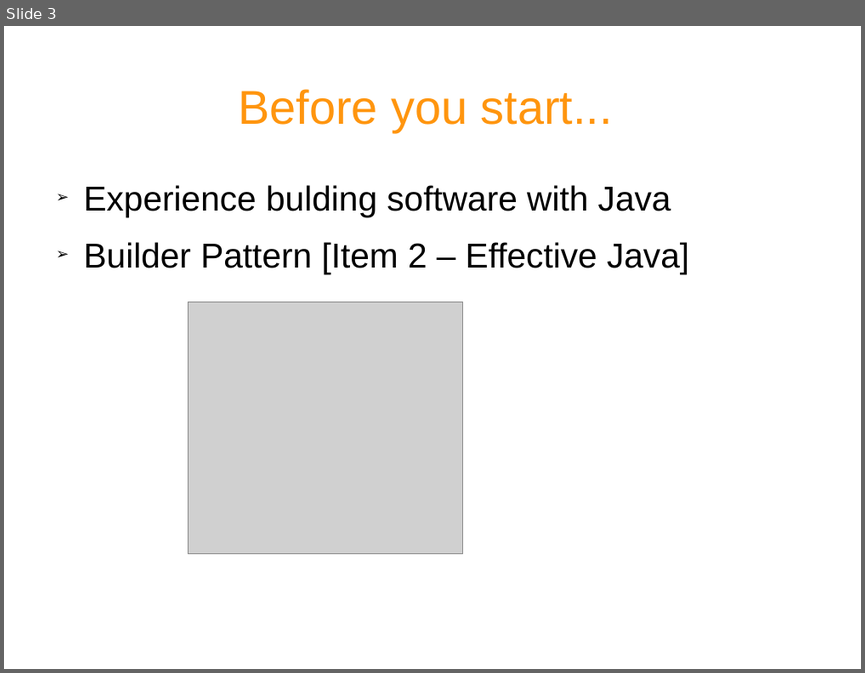
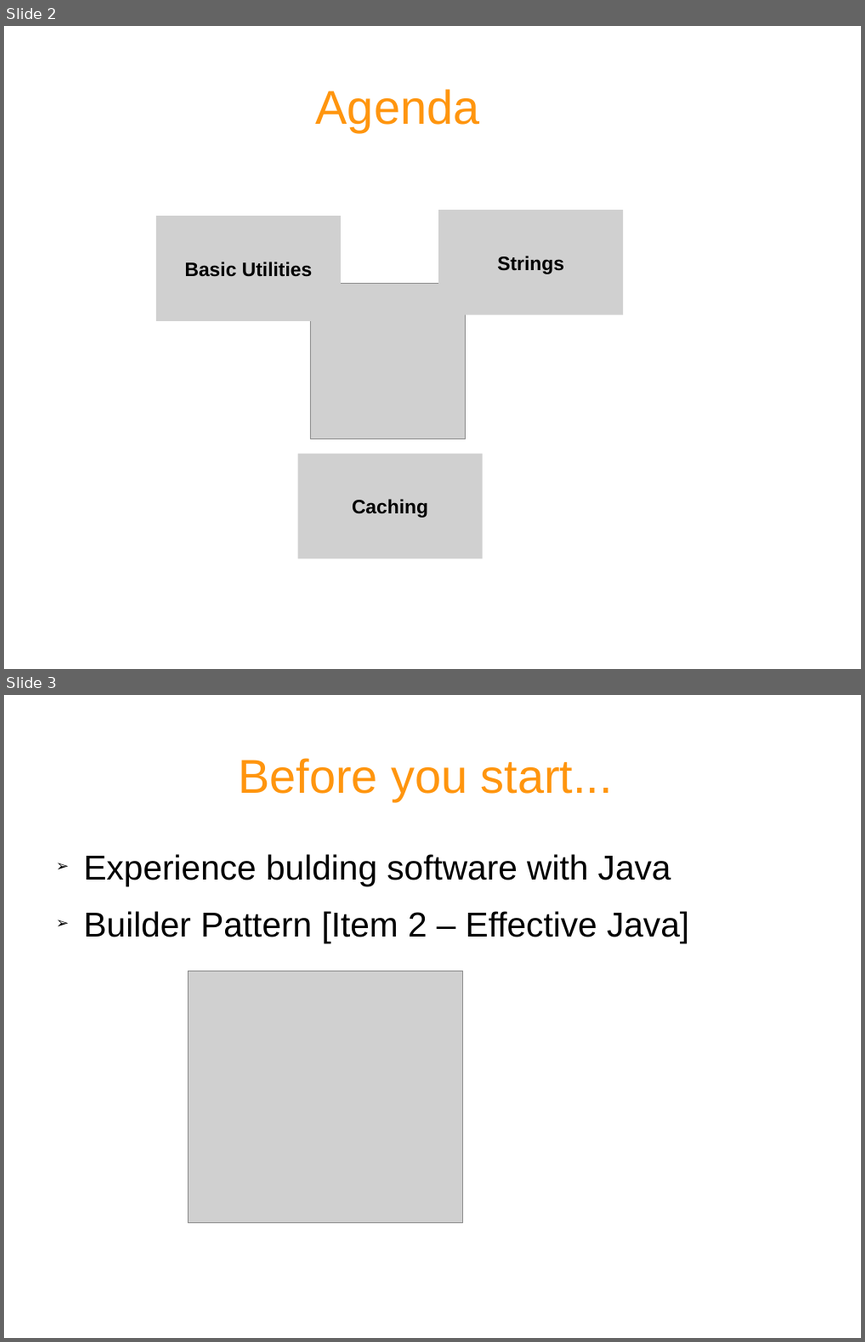
Before and after one commit to rohitvvv/published-papers, a slide deck: Gauva.odp. Shown one above the other, each under a label of ours: slide 3 before the commit, slides 2 and 3 after it. The pictures are 865x673 and 865x1342 pixels, drawn with LibreOffice and Linux fonts; fonts in the diff are those of the drawing; grey boxes stand for pictures. Boxes give left, top, right and bottom in pixels: in the first picture for what was removed or moved away, otherwise in the second. Text is boxed around its words. In the diff, an @@ line names an element or a change of style, - is before the commit and + after.

```diff
--- a/Gauva.odp
+++ b/Gauva.odp
@@ slide 2 added at [4,26,861,669], background #FFFFFF @@
@@ title added at [316,89,480,132], 44 pt, text #FF950E @@
+Agenda
@@ picture added at [156,216,341,321], 18 pt, text #000000, bold @@
+Basic Utilities
@@ picture added at [438,210,623,314], 18 pt, text #000000, bold @@
+Strings
@@ picture added at [310,284,466,439] @@
@@ picture added at [298,454,483,559], 18 pt, text #000000, bold @@
+Caching
```
Also in this commit, not shown: 7 slides changed, 10 other slides added, 1 slide removed.
